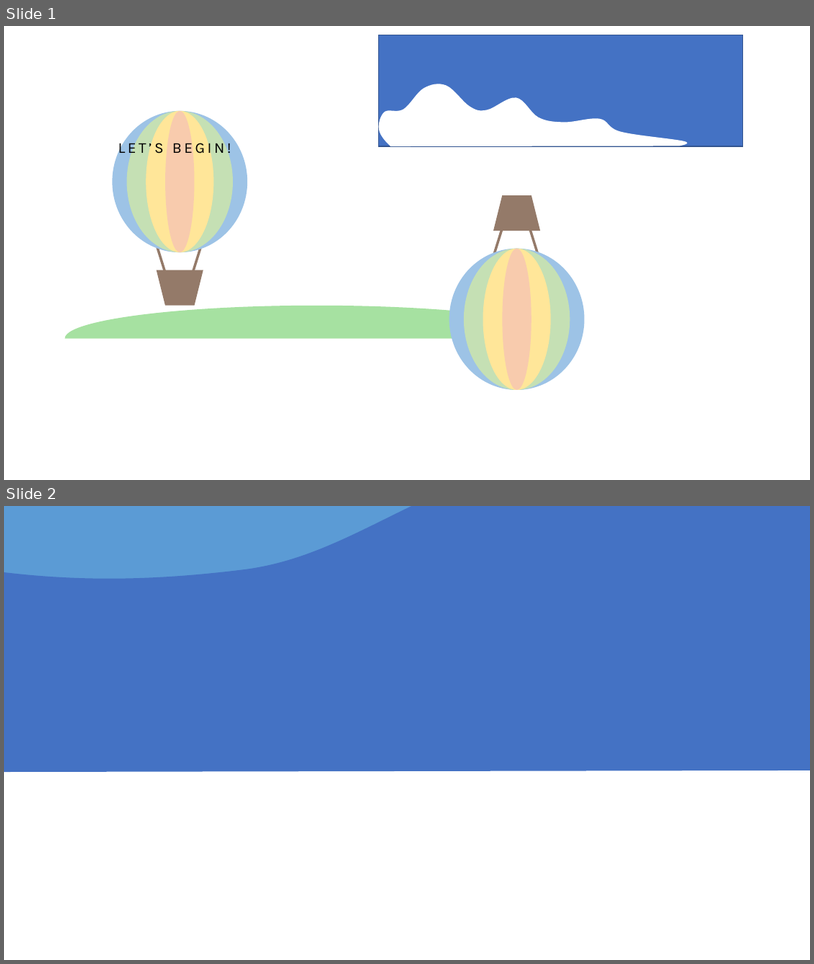
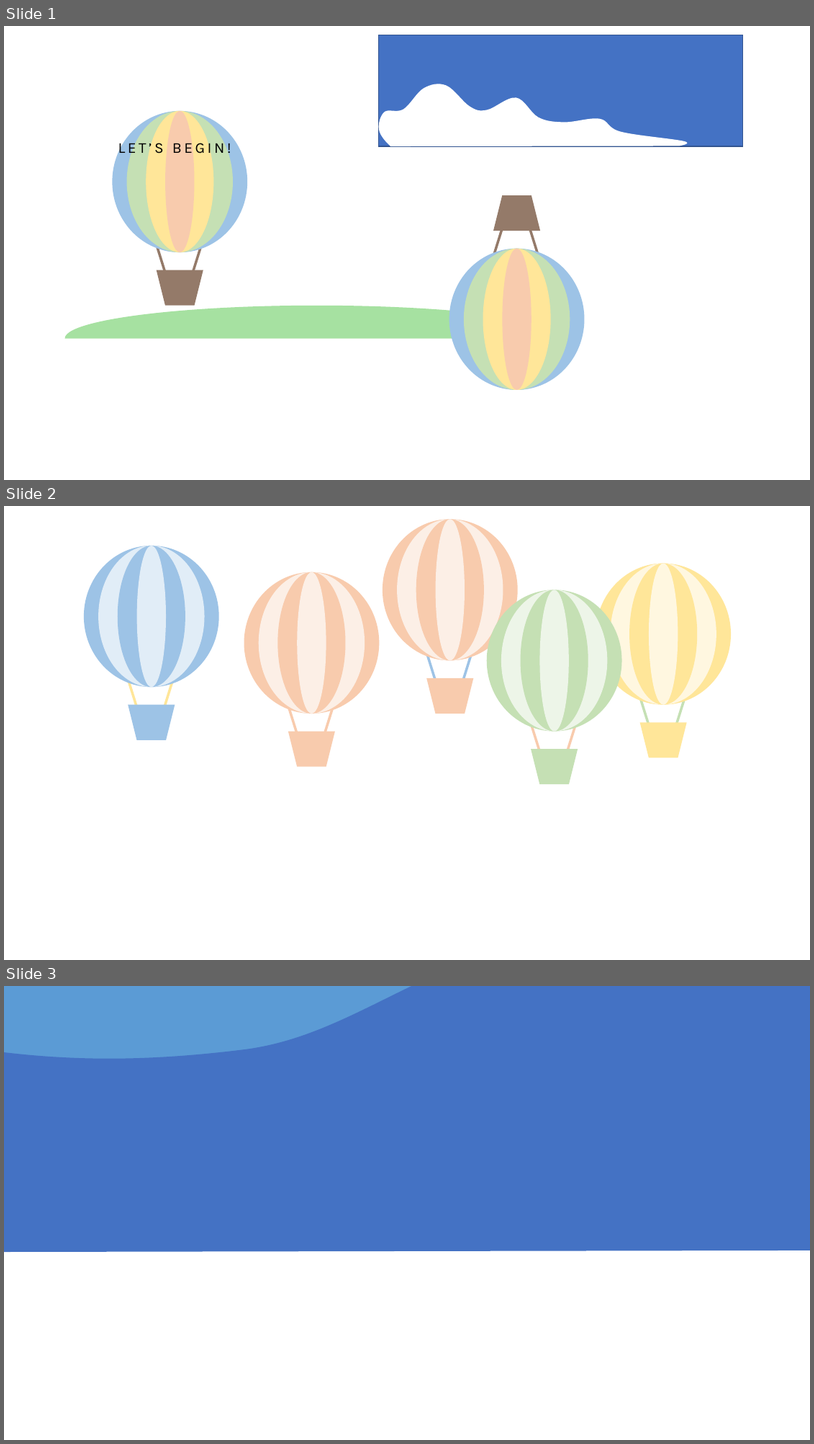
Before and after one commit to catherinesyeh/bkt-balloon, a slide deck: images/images.pptx. Shown one above the other, each under a label of ours: slides 1 and 2 before the commit, slides 1, 2 and 3 after it. The pictures are 814x964 and 814x1444 pixels, drawn with LibreOffice and Linux fonts; fonts in the diff are those of the drawing. Boxes give left, top, right and bottom in pixels: in the first picture for what was removed or moved away, otherwise in the second. Text is boxed around its words. In the diff, an @@ line names an element or a change of style, - is before the commit and + after.

```diff
--- a/images/images.pptx
+++ b/images/images.pptx
@@ slide 2 added at [4, 506, 810, 960], background #FFFFFF @@
@@ group added at [244, 572, 380, 766]: 4 ellipses, 2 lines, 1 trapezoid @@
@@ group added at [383, 519, 518, 713]: 4 ellipses, 2 lines, 1 trapezoid @@
@@ group added at [84, 546, 219, 739]: 4 ellipses, 2 lines, 1 trapezoid @@
@@ group added at [597, 564, 732, 758]: 4 ellipses, 2 lines, 1 trapezoid @@
@@ group added at [487, 590, 623, 784]: 4 ellipses, 2 lines, 1 trapezoid @@
@@ what was slide 2 is now slide 3 @@
```
Also in this commit, not shown: 8 other files.
